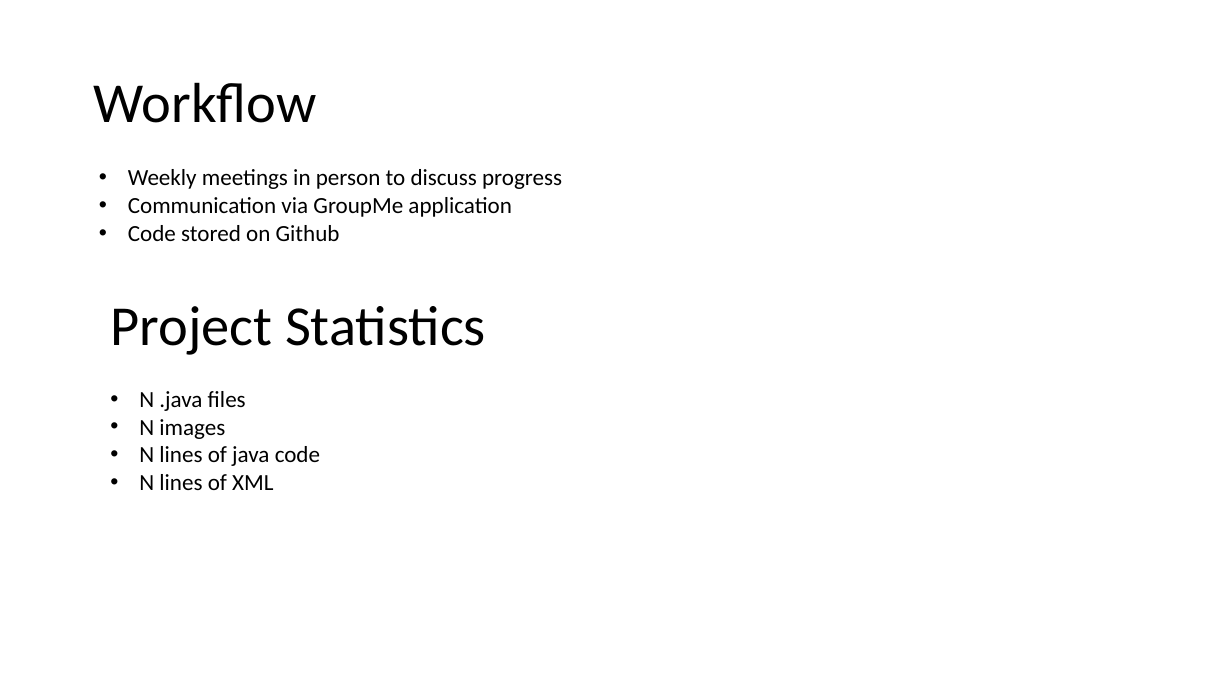
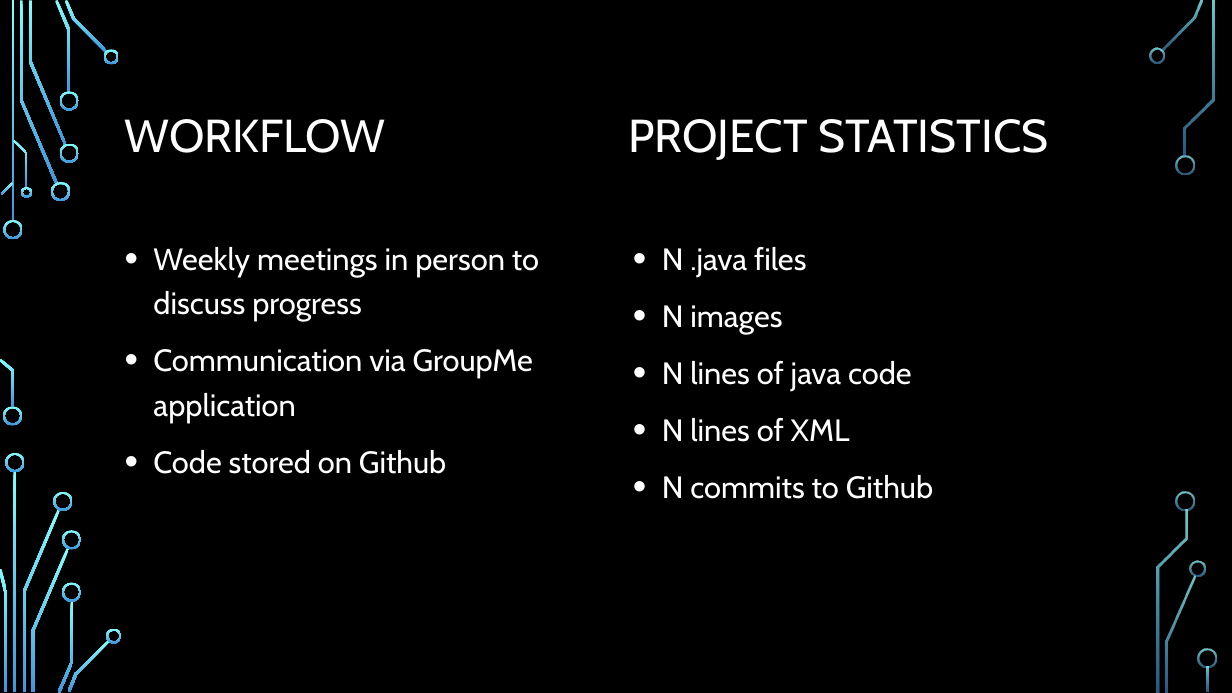
Before and after one commit to SeanMitchell1994/CS321_SP2019, a slide deck: slide 4 of report/Final Project.pptx. Drawn at 1232x693 pixels with LibreOffice and Linux fonts; fonts in the diff are those of the drawing; background and template pictures are left out. Boxes give left, top, right and bottom in pixels: in the first picture for what was removed or moved away, otherwise in the second. Text is boxed around its words. In the diff, an @@ line names an element or a change of style, - is before the commit and + after.

```diff
--- a/report/Final Project.pptx
+++ b/report/Final Project.pptx
@@ background #FFFFFF to picture (left out) @@
@@ title at bbox=[125, 119, 1048, 160]: text changed; size 44 to 36 pt; font Calibri to Cabin; text colour #000000 to #FFFFFF @@
-Workflow
+WORKFLOW PROJECT STATISTICS
@@ text "Weekly meetings in person to ...": place and size @@
-text "Weekly meetings in person to ..." at bbox=[128, 169, 562, 241]
+text "Weekly meetings in person to ..." at bbox=[153, 247, 539, 474]
@@ text "Weekly meetings in person to ..." at bbox=[153, 247, 539, 474]: size 18 to 24 pt, font Calibri to Cabin, text colour #000000 to #FFFFFF; line spacing 1 to 1.2; more space between paragraphs @@
@@ text added at bbox=[662, 247, 933, 499], 24 pt, text #FFFFFF @@
+• N .java files
+• N images
+• N lines of java code
+• N lines of XML
+• N commits to Github
@@ text removed at bbox=[110, 306, 486, 490] @@
-Project Statistics
-• N .java files
-• N images
-• N lines of java code
-• N lines of XML
@@ group added at bbox=[0, 0, 1217, 693]: 33 freeform shapes, 3 rectangles @@
```
Also in this commit, not shown: 7 other slides changed, 5 slides added, 4 slides removed.
